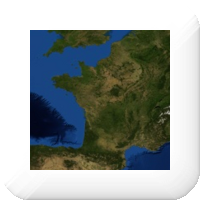
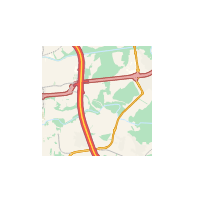
Before/after of a 200px x 200px layered artwork. What changed in the layer stack:
hid "Screen Shot 2013-03-25 at 7.18.36 PM.png" over [30, 30, 170, 170]
showed "Screen Shot 2013-03-21 at 10.30.56 AM.png" over [42, 46, 152, 156]
hid "bigbutton.png" over [4, 14, 200, 200]
